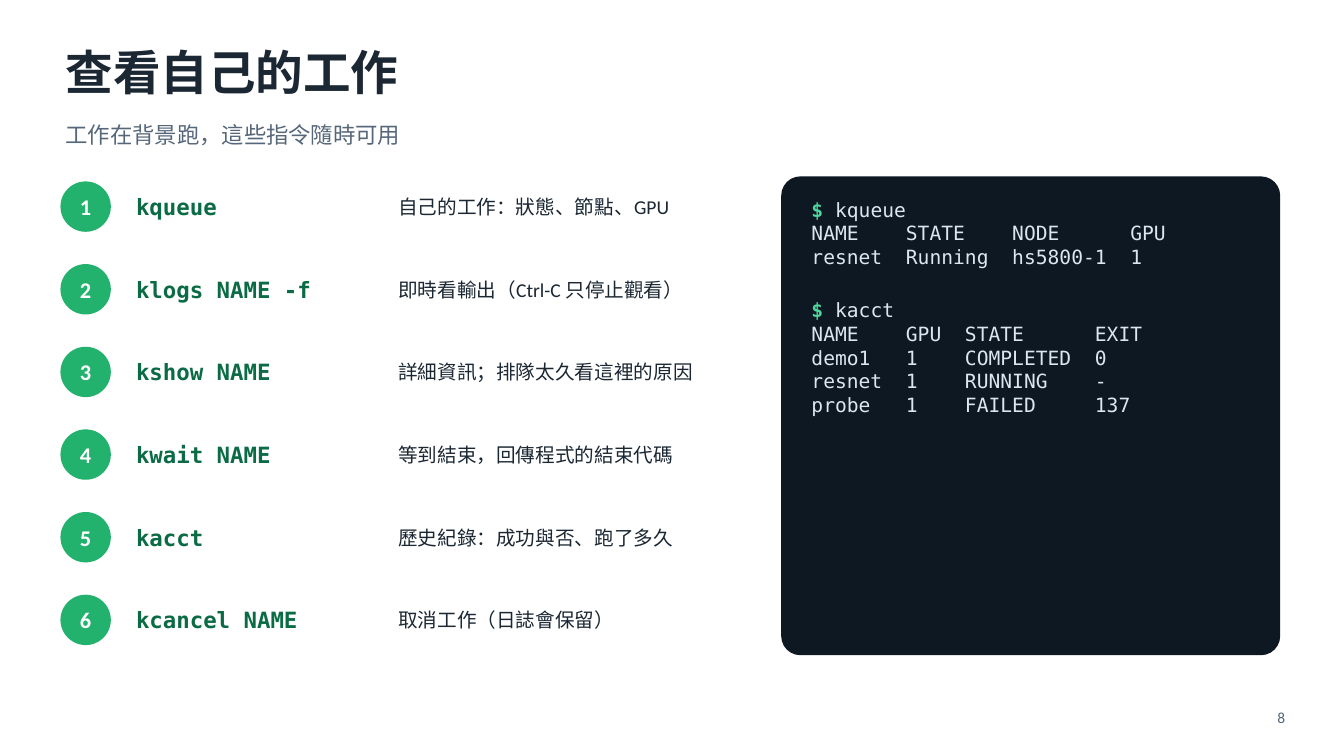
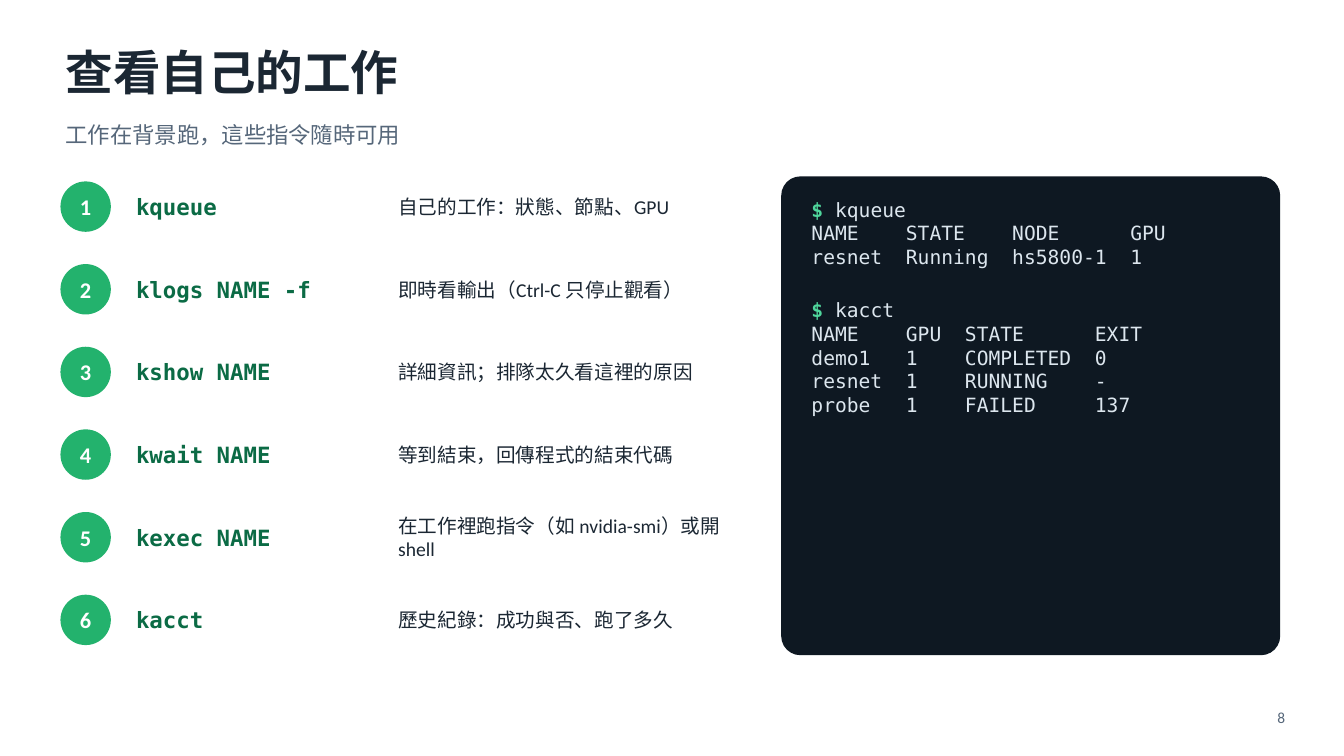
Before and after one commit to MarkJiang-maji/kjob, a slide deck: slide 8 of docs/kjob-tutorial.pptx. Drawn at 1344x756 pixels with LibreOffice and Linux fonts; fonts in the diff are those of the drawing. Boxes give left, top, right and bottom in pixels: in the first picture for what was removed or moved away, otherwise in the second. Text is boxed around its words. In the diff, an @@ line names an element or a change of style, - is before the commit and + after.

```diff
--- a/docs/kjob-tutorial.pptx
+++ b/docs/kjob-tutorial.pptx
@@ text at bbox=[136, 529, 271, 547]: text changed @@
-kcancel NAME
+kexec NAME
@@ text added at bbox=[398, 516, 719, 556], 14 pt, text #1B2733 @@
+在工作裡跑指令（如 nvidia-smi）或開 shell
@@ text "kacct": place and size @@
-text "kacct" at bbox=[136, 529, 203, 547]
+text "kacct" at bbox=[136, 611, 203, 629]
@@ text "歷史紀錄：成功與否、跑了多久": place and size @@
-text "歷史紀錄：成功與否、跑了多久" at bbox=[398, 528, 673, 547]
+text "歷史紀錄：成功與否、跑了多久" at bbox=[398, 610, 673, 629]
@@ text removed at bbox=[398, 610, 614, 629] @@
-取消工作（日誌會保留）
```
Also in this commit, not shown: 2 other slides changed, 10 other files.
